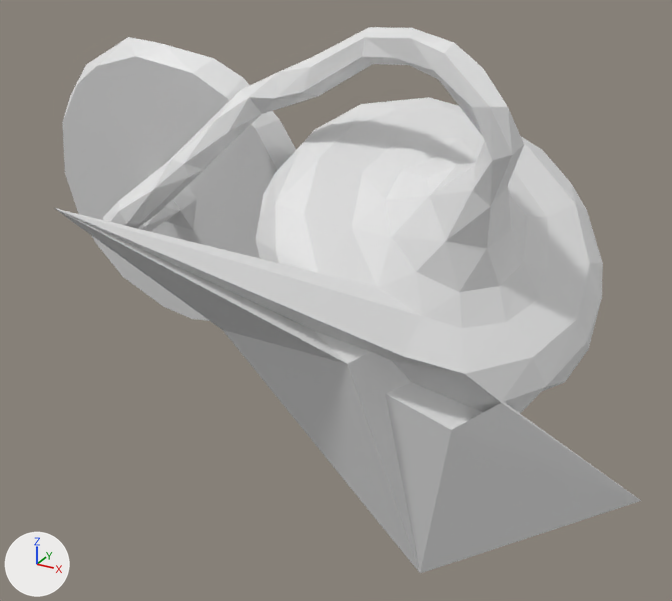
Renders of the OBJ model mesh_cnn/datasets/random_walks/T237.obj from each side of a commit.
Camera for both pictures: a camera (50 mm lens) standing at (1.207, -2.034, 0.77) and looking at (0.124, -0.065, -0.215). Lighting does not change. The marker at lower left points along +X, +Y and +Z. Where no turn or scale is listed for an object, it has been applied to the vertices.

In view in the first picture: 'T237'.
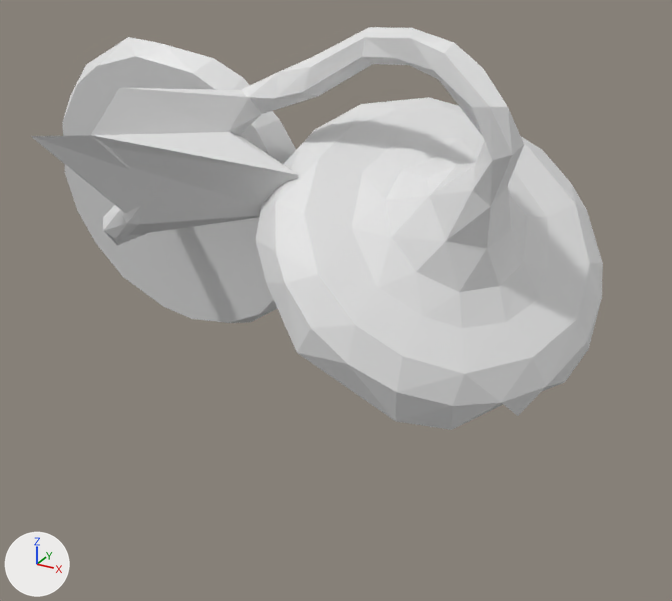
Pixel boxes [x1, y1, x2, y2] of what changed, in the pictures (672 x 601 px; the box of a moved part takes in the faces that stretch with it):
'T237', reshaped (26% shorter)
    before: [54, 27, 641, 573]
    after: [31, 27, 603, 430]
part 1 of me_t237, moved or reshaped
    before: [54, 90, 641, 573]
    after: [31, 88, 501, 430]

The change, as a list of edits to the scene's bpy script:
```text
Change me_t237:
    where me_t237.from_pydata(...)  # 252 vertices, 500 faces; spans x -0.9..0.94, y -0.68..0.45, z -0.9..0.49
    used by ob_t237; location = (0.0, 0.0, 0.0)
    me_t237 part 1
    me_t237.vertices[153].co: (-0.14, -0.19, 0.26) -> (-0.3, -0.34, 0.35)  # pixel (215, 120) -> pixel (119, 87)
    me_t237.vertices[162].co: (-0.17, -0.21, 0.14) -> (0.08, -0.17, 0.15)  # pixel (204, 169) -> pixel (298, 174)
    me_t237.vertices[208].co: (-0.19, -0.26, 0.16) -> (-0.34, -0.41, 0.24)  # pixel (183, 163) -> pixel (90, 135)
    me_t237.vertices[209].co: (-0.19, -0.26, 0.13) -> (-0.49, -0.46, 0.24)  # pixel (188, 177) -> pixel (30, 136)
    me_t237.vertices[217].co: (-0.28, -0.26, 0.02) -> (0.02, -0.14, 0.03)  # pixel (159, 211) -> not seen
    me_t237.vertices[243].co: (-0.22, -0.68, 0.16) -> (0.33, -0.35, -0.12)  # pixel (53, 207) -> pixel (355, 324)
    me_t237.vertices[245].co: (0.94, 0.05, -0.64) -> (0.55, -0.28, -0.31)  # pixel (641, 500) -> pixel (452, 405)
    me_t237.vertices[249].co: (-0.05, -0.34, -0.23) -> (0.44, -0.35, -0.27)  # pixel (222, 329) -> pixel (396, 392)
    me_t237.vertices[250].co: (0.47, -0.15, -0.14) -> (0.18, -0.37, -0.22)  # not seen -> pixel (296, 352)
    me_t237.vertices[251].co: (0.45, -0.18, -0.9) -> (0.42, -0.32, -0.36)  # pixel (420, 573) -> pixel (395, 421)
```
